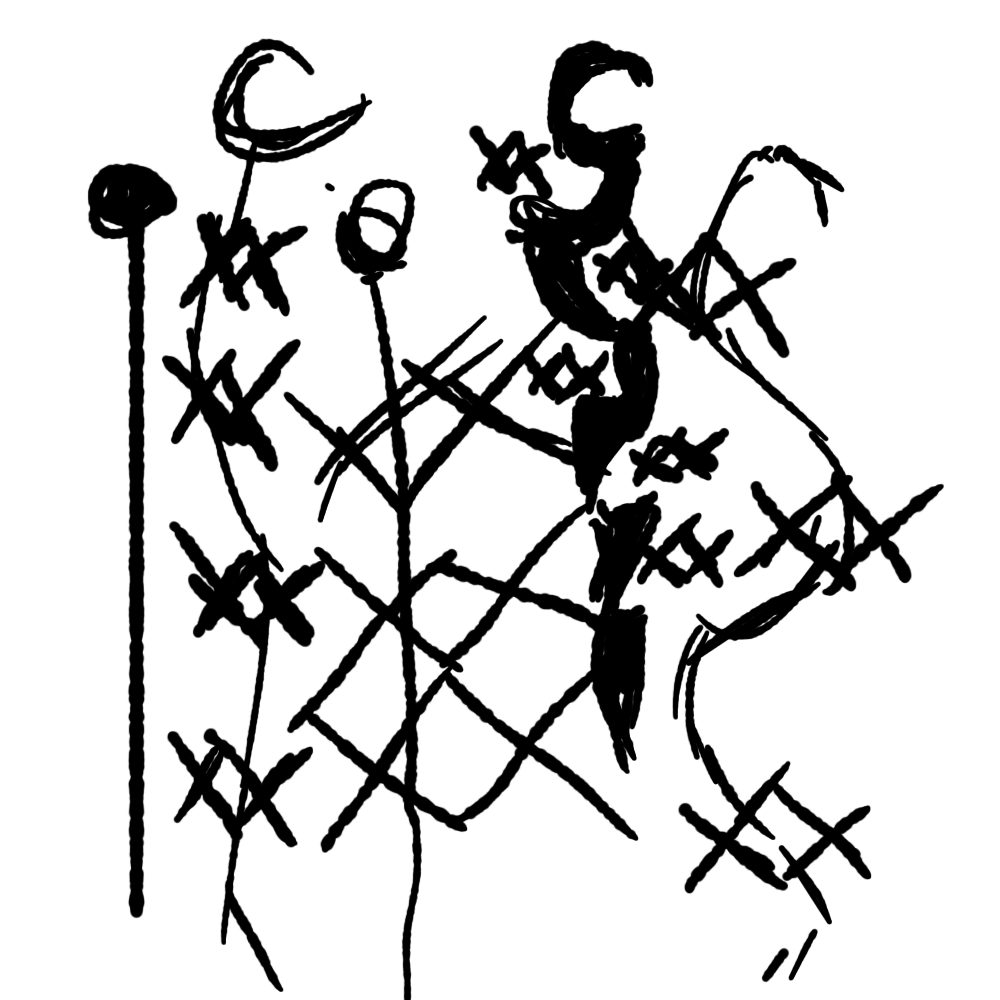
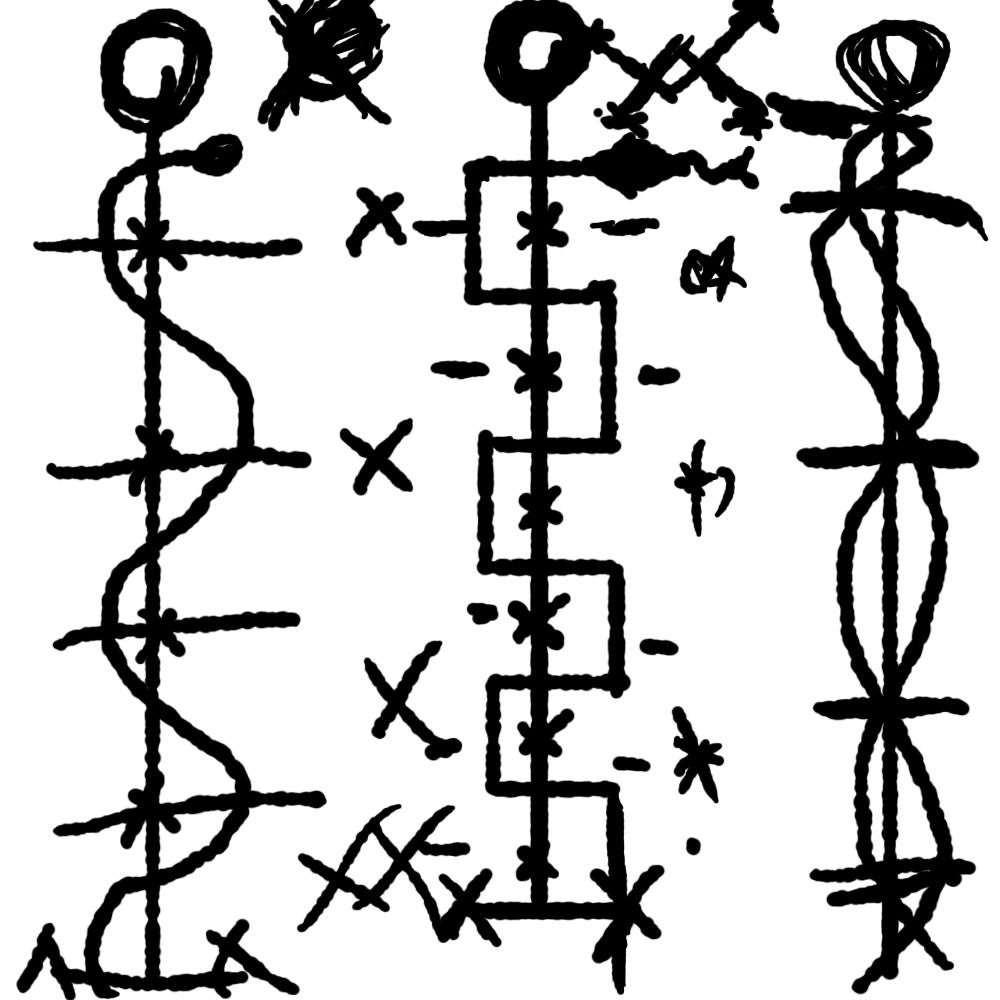
Layers edited between the first and the second 1000×1000 image:
hid "Layer 2" over (x1=86, y1=38, x2=944, y2=1000)
showed "Layer 1" over (x1=15, y1=0, x2=989, y2=1000)
